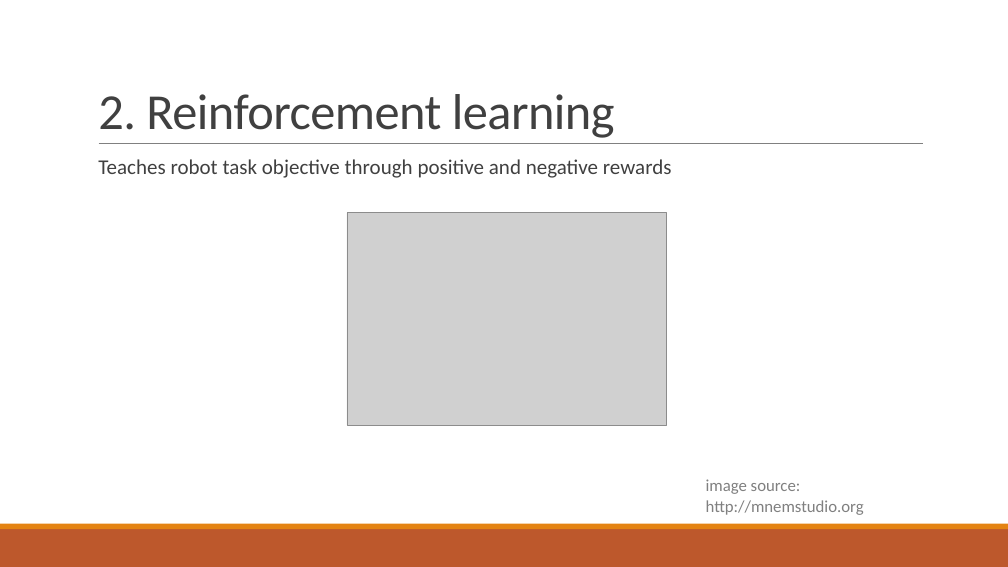
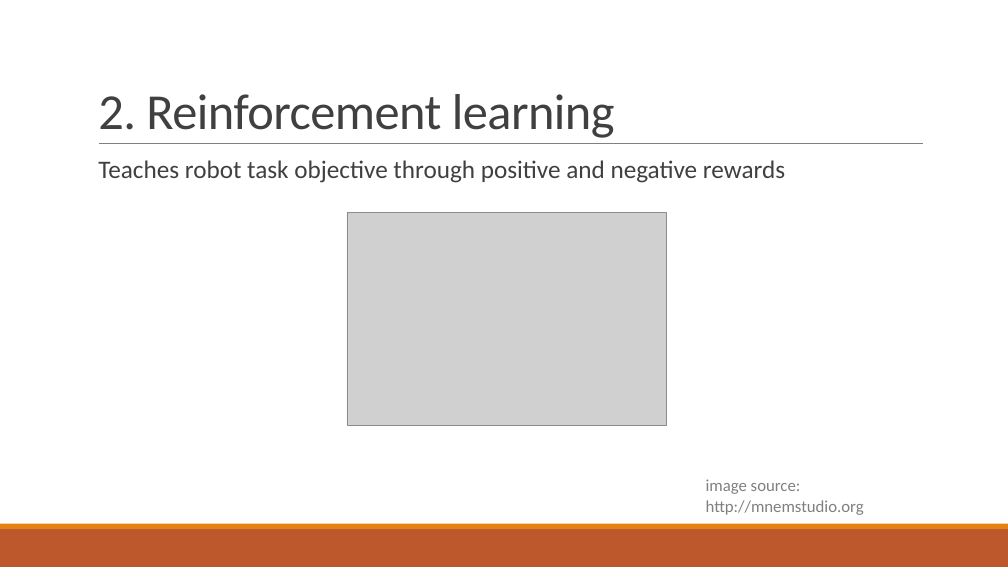
Before and after one commit to iceiony/gaze-control, a slide deck: slide 11 of Presentation.pptx. Drawn at 1008x567 pixels with LibreOffice and Linux fonts; fonts in the diff are those of the drawing; grey boxes stand for pictures. Boxes give left, top, right and bottom in pixels: in the first picture for what was removed or moved away, otherwise in the second. Text is boxed around its words. In the diff, an @@ line names an element or a change of style, - is before the commit and + after.

```diff
--- a/Presentation.pptx
+++ b/Presentation.pptx
@@ text "Teaches robot task objective through ..." at [98, 160, 785, 183]: size 20 to 24 pt @@
```
Also in this commit, not shown: 8 other slides changed, 2 other files.
